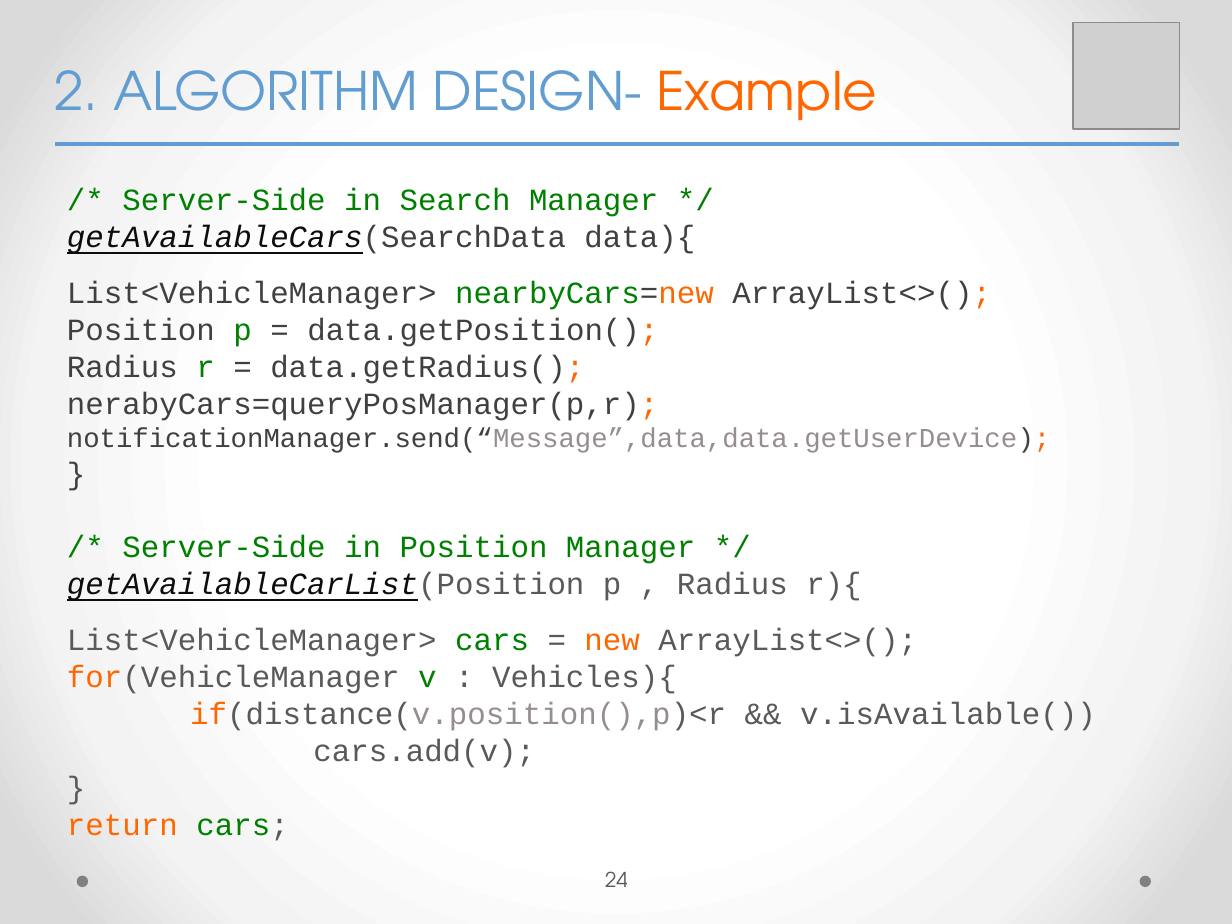
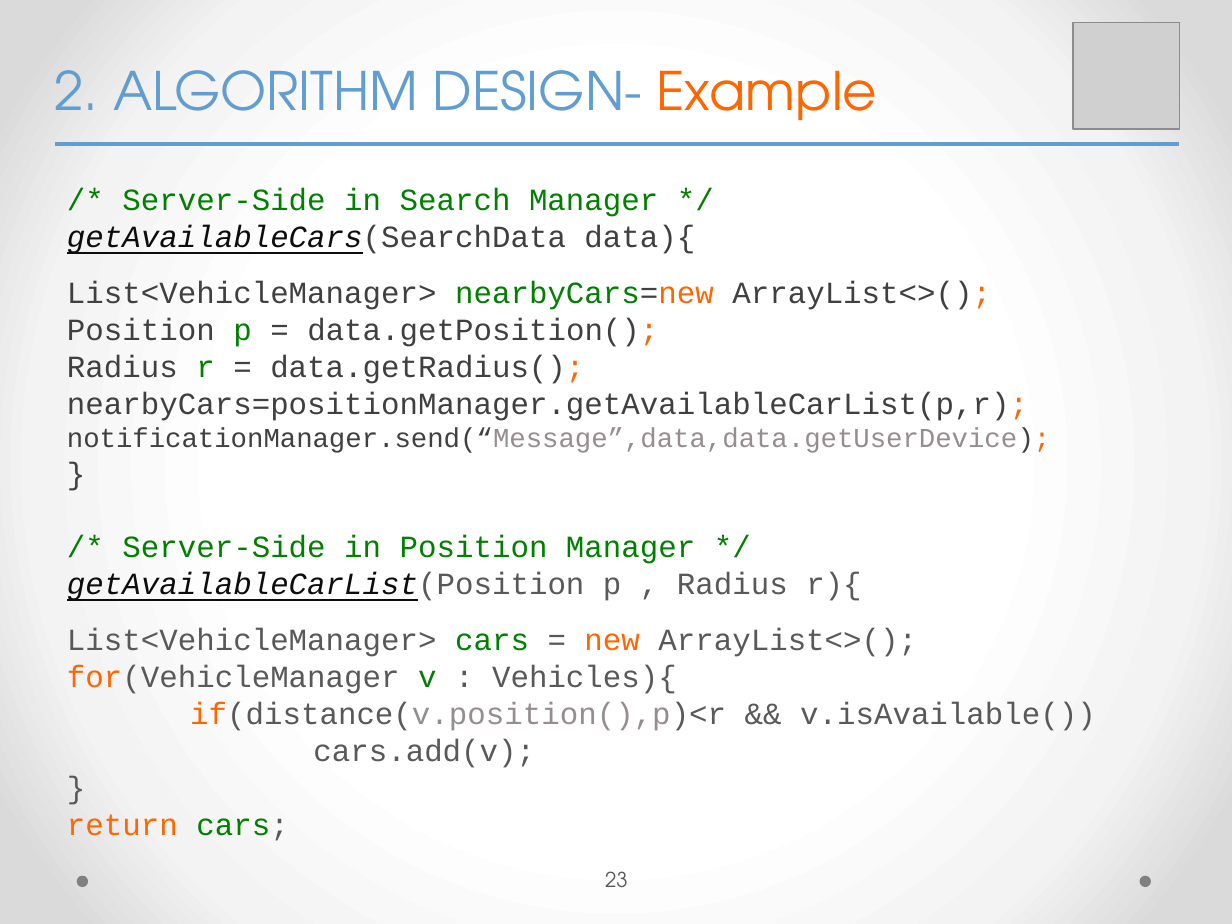
Before and after one commit to yangi92/SE2_PowerEnJoy, a slide deck: slide 23 of PP/FinalPresentation.pptx (slide 24 before the commit). Drawn at 1232x924 pixels with LibreOffice and Linux fonts; fonts in the diff are those of the drawing; grey boxes stand for pictures. Boxes give left, top, right and bottom in pixels: in the first picture for what was removed or moved away, otherwise in the second. Text is boxed around its words. In the diff, an @@ line names an element or a change of style, - is before the commit and + after.

```diff
--- a/PP/FinalPresentation.pptx
+++ b/PP/FinalPresentation.pptx
@@ text at box(67, 392, 1028, 421): text changed @@
-nerabyCars=queryPosManager(p,r);
+nearbyCars=positionManager.getAvailableCarList(p,r);
@@ page number at box(605, 871, 628, 887): text changed @@
-24
+23
```
Also in this commit, not shown: 2 other slides changed, 2 slides removed.
